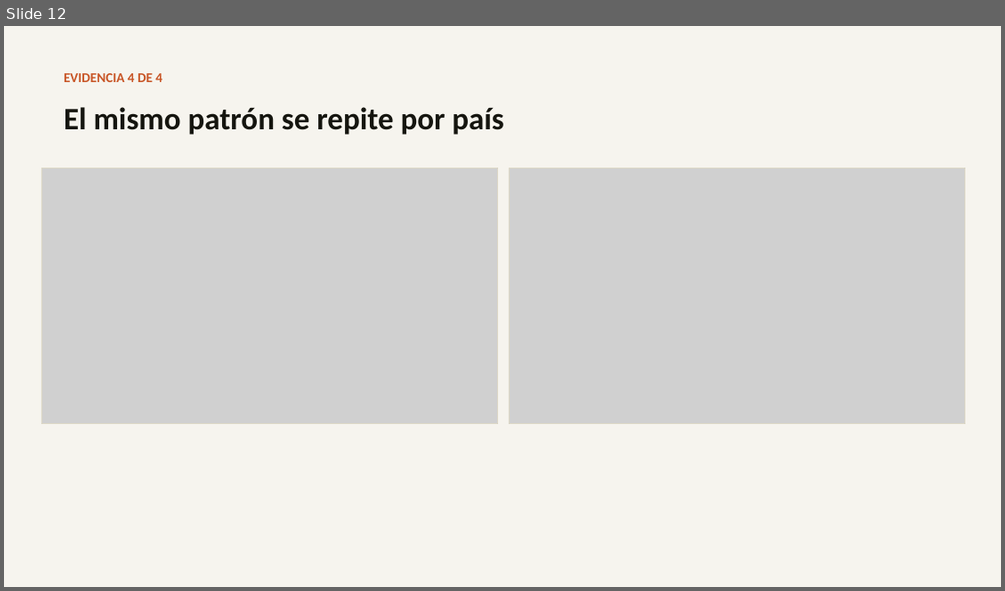
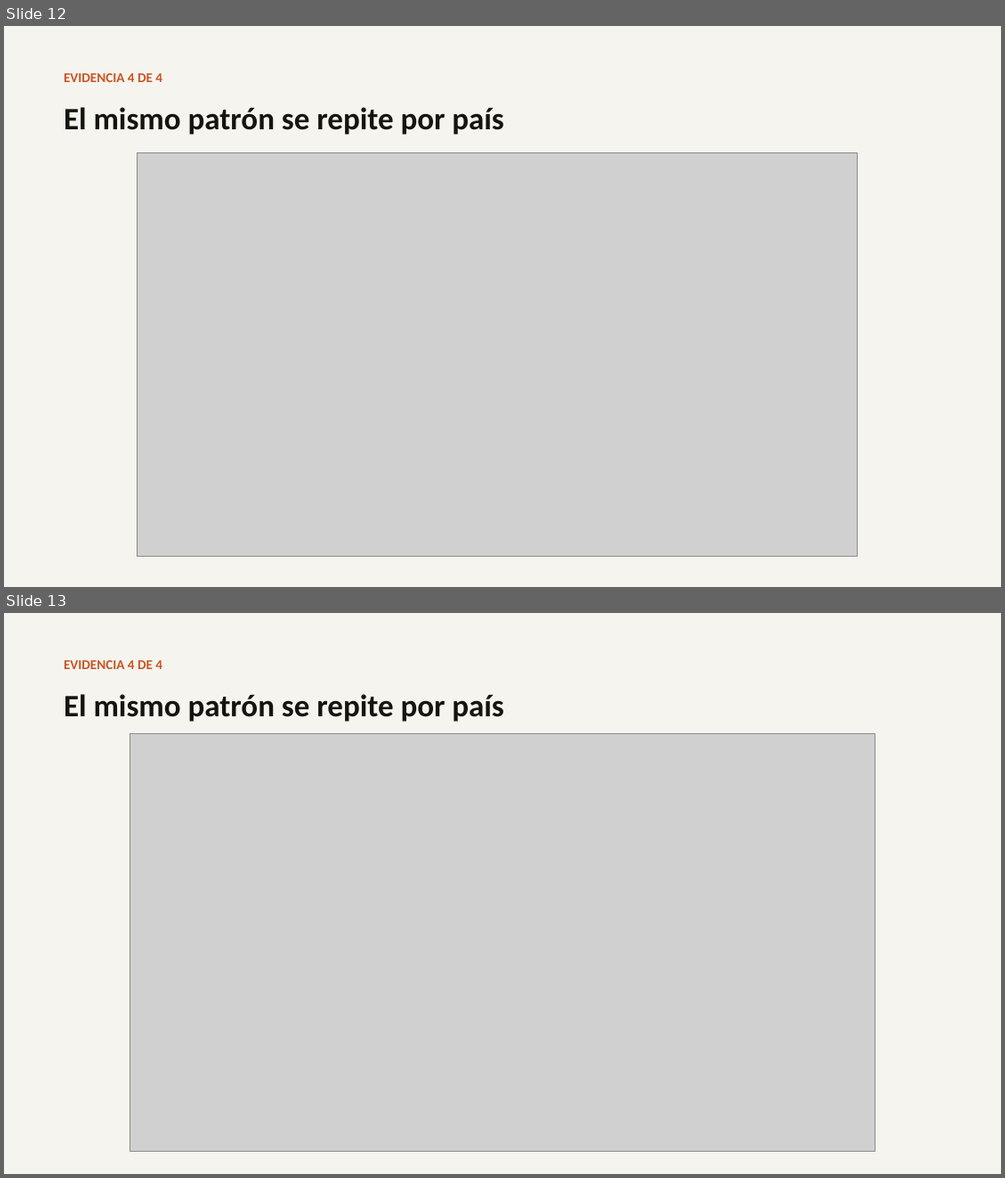
Before and after one commit to francarrascoo/StreamView_Analytics, a slide deck: entregables/Presentacion_EV1_StreamView_Analytics.pptx. Shown one above the other, each under a label of ours: slide 12 before the commit, slides 12 and 13 after it. The pictures are 1005x591 and 1005x1178 pixels, drawn with LibreOffice and Linux fonts; fonts in the diff are those of the drawing; grey boxes stand for pictures. Boxes give left, top, right and bottom in pixels: in the first picture for what was removed or moved away, otherwise in the second. Text is boxed around its words. In the diff, an @@ line names an element or a change of style, - is before the commit and + after.

```diff
--- a/entregables/Presentacion_EV1_StreamView_Analytics.pptx
+++ b/entregables/Presentacion_EV1_StreamView_Analytics.pptx
@@ slide 13 added at [4, 613, 1001, 1174], background #FFFFFF @@
@@ rectangle added at [4, 613, 1001, 1174], fill #F6F4EE @@
@@ text added at [64, 660, 162, 669], 13 pt, text #C85526, bold @@
+EVIDENCIA 4 DE 4
@@ text added at [64, 694, 504, 722], 30 pt, text #15150F, bold @@
+El mismo patrón se repite por país
@@ picture added at [130, 733, 875, 1151] @@
@@ slide 12 changed as well @@
@@ picture: place and size @@
-picture at [41, 168, 498, 424]
+picture at [138, 152, 858, 556]
@@ rectangle removed at [41, 168, 498, 424] @@
@@ picture removed at [509, 168, 965, 424] @@
@@ rectangle removed at [509, 168, 965, 424] @@
```
Also in this commit, not shown: 9 other slides changed, 4 other slides added, 5 slides removed, 2 other files.
